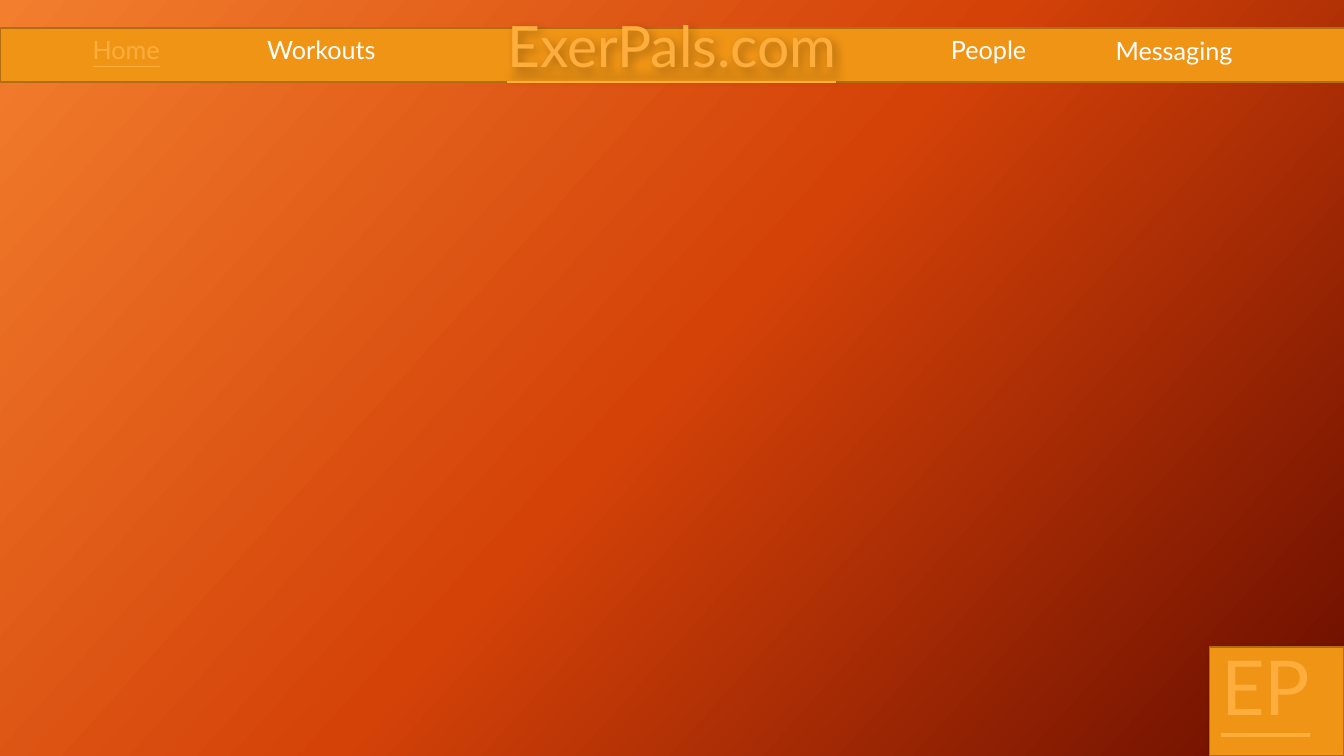
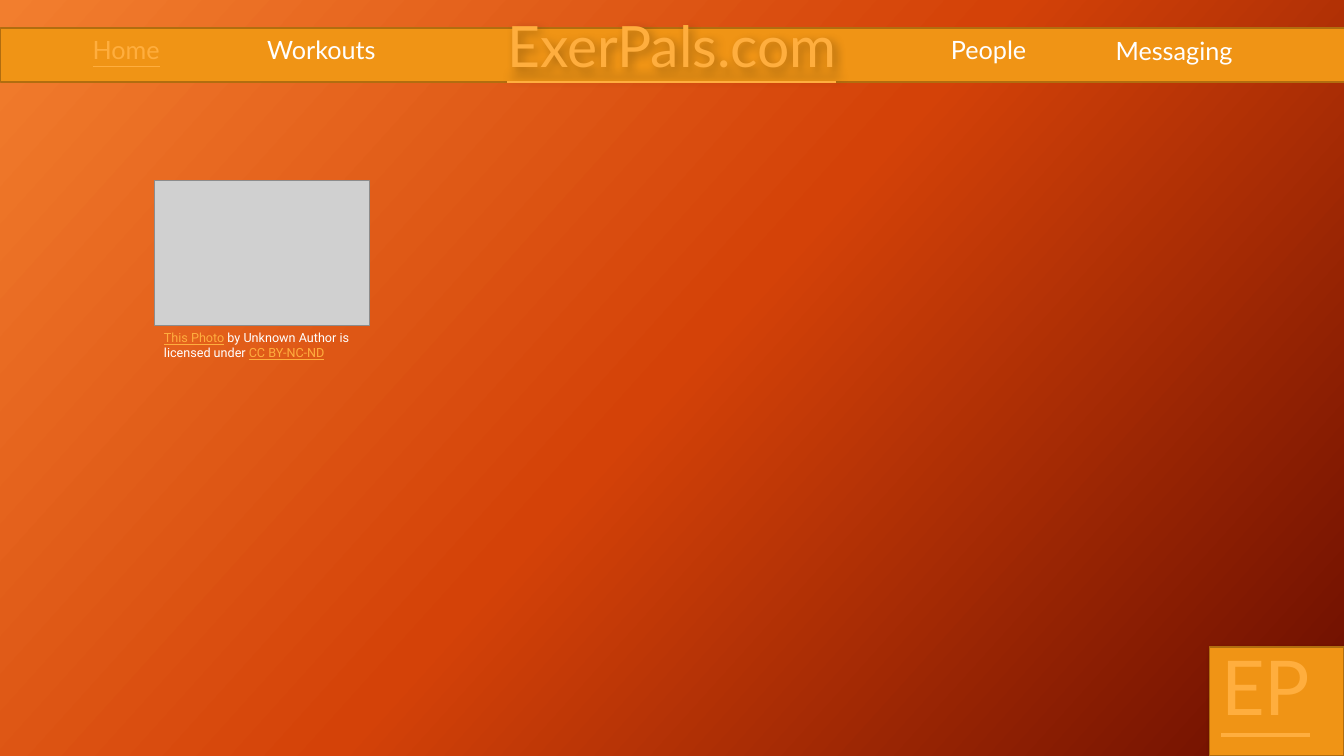
Before and after one commit to rscott32/HCI_Group_19, a slide deck: slide 2 of High Fidelity Prototyping Group 19.pptx. Drawn at 1344x756 pixels with LibreOffice and Linux fonts; fonts in the diff are those of the drawing; grey boxes stand for pictures; background and template pictures are left out. Boxes give left, top, right and bottom in pixels: in the first picture for what was removed or moved away, otherwise in the second. Text is boxed around its words. In the diff, an @@ line names an element or a change of style, - is before the commit and + after.

```diff
--- a/High Fidelity Prototyping Group 19.pptx
+++ b/High Fidelity Prototyping Group 19.pptx
@@ picture added at [154,180,369,326] @@
@@ text added at [164,332,350,360], 9 pt, text #FFFFFF @@
+This Photo by Unknown Author is licensed under CC BY-NC-ND
```
Also in this commit, not shown: 1 other slide changed.
